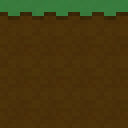
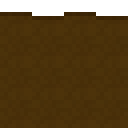
Comparing the layer stacks of the two (128, 128) images. Changes:
removed layer "Layer" over (0, 12, 128, 20)
painted on "Background" over (0, 0, 128, 20)
